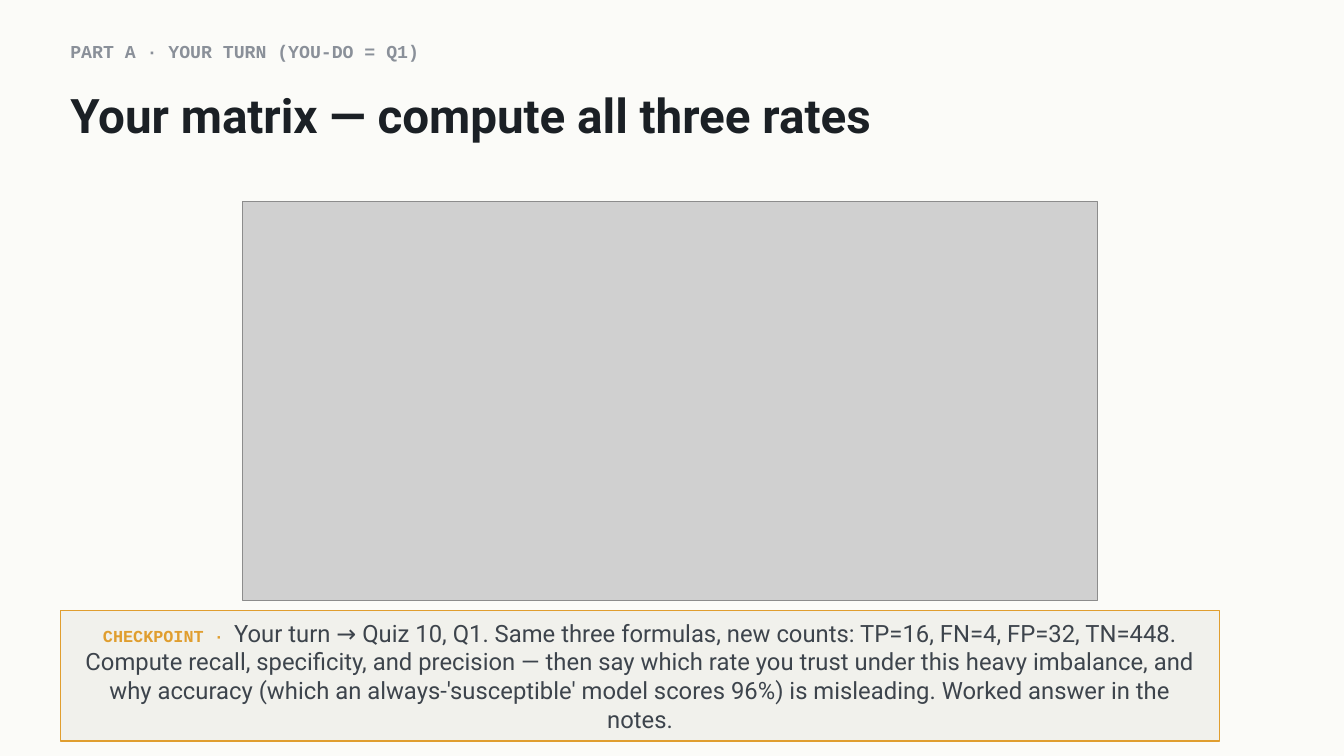
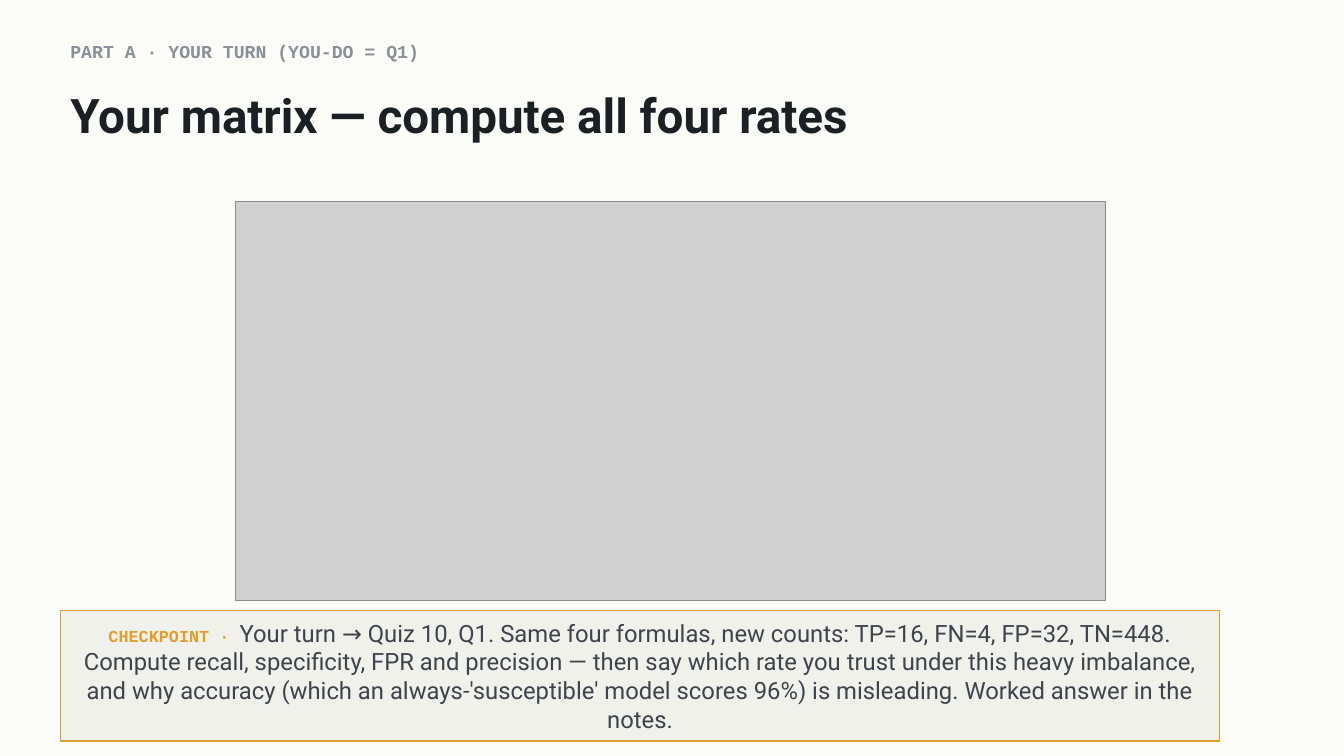
Before and after one commit to indigobio/msacl_dl_course, a slide deck: slide 6 of slides/pptx/lecture10_imbalanced_data.pptx. Drawn at 1344x756 pixels with LibreOffice and Linux fonts; fonts in the diff are those of the drawing; grey boxes stand for pictures. Boxes give left, top, right and bottom in pixels: in the first picture for what was removed or moved away, otherwise in the second. Text is boxed around its words. In the diff, an @@ line names an element or a change of style, - is before the commit and + after.

```diff
--- a/slides/pptx/lecture10_imbalanced_data.pptx
+++ b/slides/pptx/lecture10_imbalanced_data.pptx
@@ text at [70, 97, 847, 143]: text changed @@
-Your matrix — compute all three rates
+Your matrix — compute all four rates
@@ picture: place and size @@
-picture at [243, 202, 1098, 601]
+picture at [235, 202, 1106, 601]
@@ text in rectangle at [84, 624, 1195, 728]: text changed @@
-CHECKPOINT · Your turn → Quiz 10, Q1. Same three formulas, new counts: TP=16, FN=4, FP=32, TN=448. Compute recall, specificity, and precision — then say which rate you trust under this heavy imbalance, and why accuracy (which an always-'susceptible' model scores 96%) is misleading. Worked answer in the notes.
+CHECKPOINT · Your turn → Quiz 10, Q1. Same four formulas, new counts: TP=16, FN=4, FP=32, TN=448. Compute recall, specificity, FPR and precision — then say which rate you trust under this heavy imbalance, and why accuracy (which an always-'susceptible' model scores 96%) is misleading. Worked answer in the notes.
```
Also in this commit, not shown: 4 other slides changed, 33 other files.
